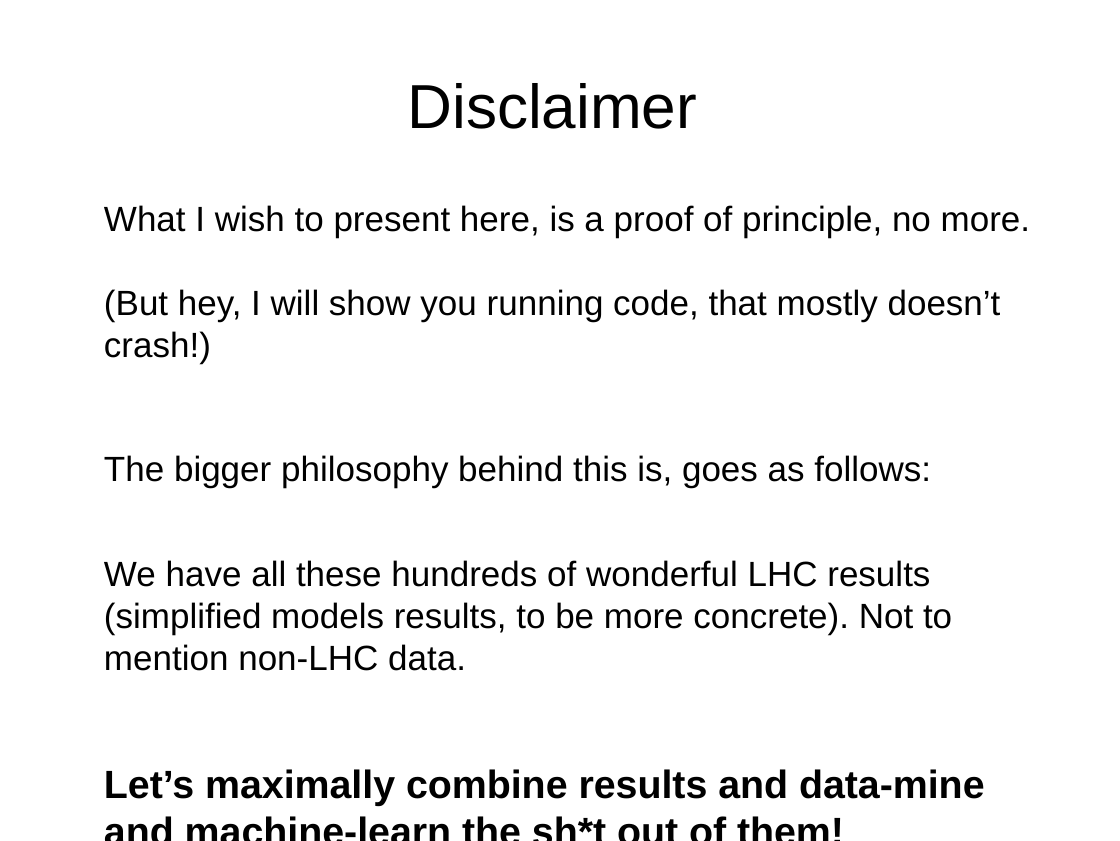
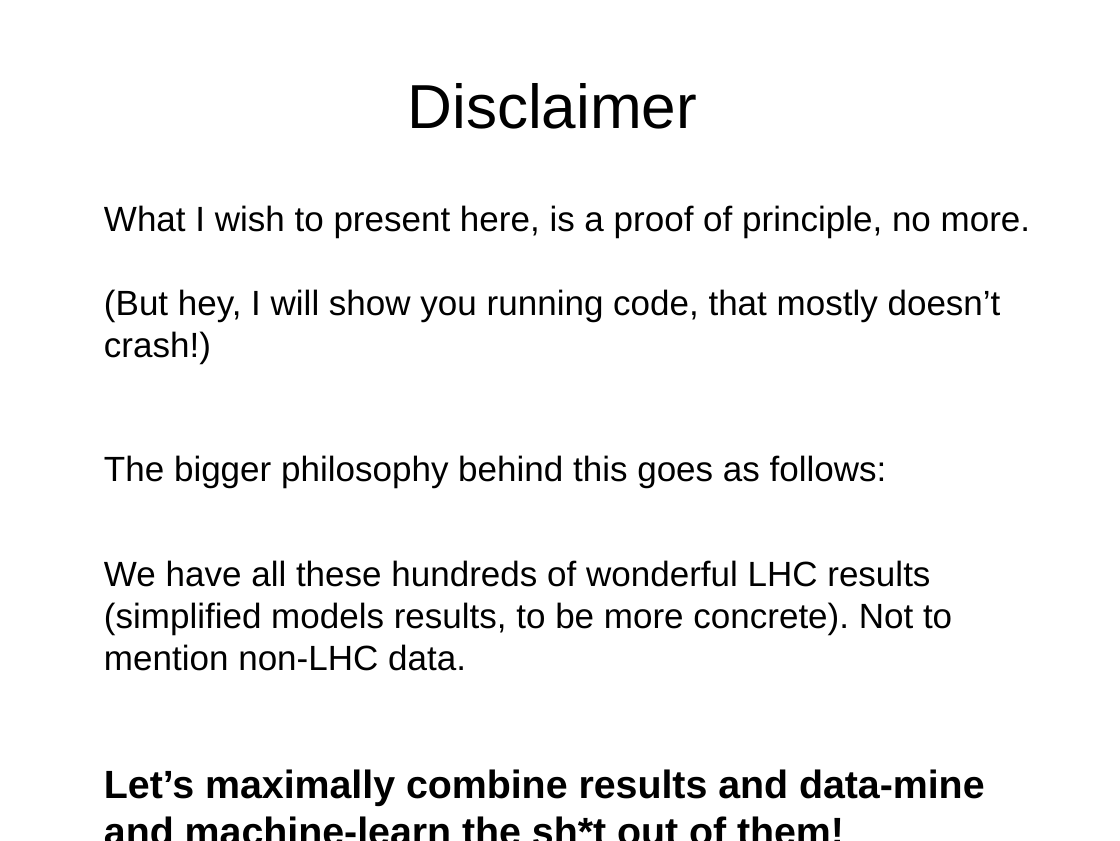
Before and after one commit to SModelS/smodels-utils, a slide deck: slide 2 of combinations/amb.odp. Drawn at 1120x841 pixels with LibreOffice and Linux fonts; fonts in the diff are those of the drawing. Boxes give left, top, right and bottom in pixels: in the first picture for what was removed or moved away, otherwise in the second. Text is boxed around its words. In the diff, an @@ line names an element or a change of style, - is before the commit and + after.

```diff
--- a/combinations/amb.odp
+++ b/combinations/amb.odp
@@ text at (x1=104, y1=455, x2=887, y2=488): text changed @@
-The bigger philosophy behind this is, goes as follows:
+The bigger philosophy behind this goes as follows:
```
Also in this commit, not shown: 4 other slides changed, 3 other files.
